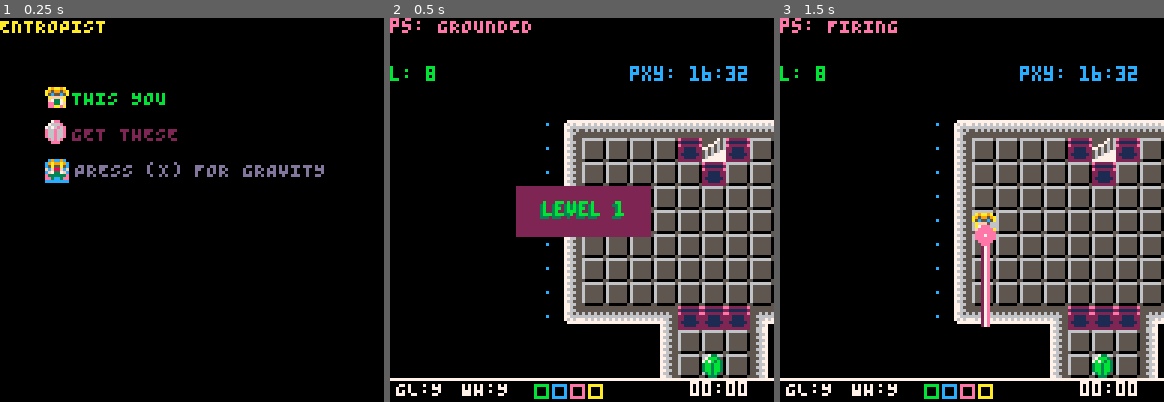
Above: before the commit, frames 1-3 (left to right).
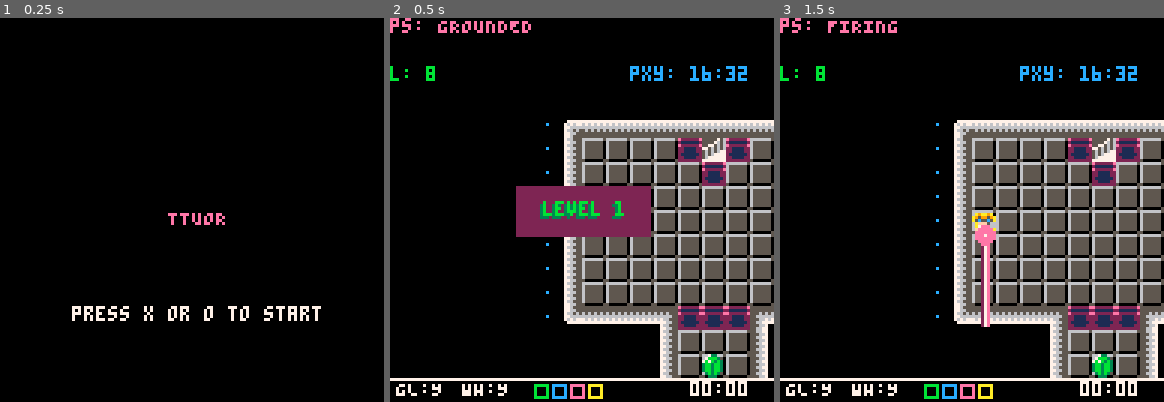
Above: after the commit, the same moments.

Repository: kitasuna/pico8-ttuor
Game: PICO-8 cartridge main.p8
The game is run twice, just before and just after one commit, with the same random seed, the same clock (stepped at 60 frames per second) and the same inputs.
Inputs:
- Up to frame 1 (0.25 s): no input
- Up to frame 2 (0.5 s): tap O (Z key) at 0.33 s
- Up to frame 3 (1.5 s): tap O (Z key) at 0.7, 1.43 s; tap X (X key) at 1.07 s

The runs differ from the first frame. In frame 1, 4.0% of the frame differs, in the area x 0-85%, y 0-79%; in frame 2, nothing differs; in frame 3, nothing differs.

Commit message:
Update title screen Update sliding sound Fix zapped/sliding bug

Diff:
--- a/main.p8
+++ b/main.p8
@@ -1,5 +1,5 @@
 pico-8 cartridge // http://www.pico-8.com
-version 35
+version 37
 __lua__
 #include const.lua
 #include qico.lua
@@ -242,6 +242,7 @@
     "PLAYER_WH_COLLISION",
     "PLAYER_STATE_SLIDING",
     "PLAYER_STATE_GROUNDED",
+    "PLAYER_DEAD",
     "LEVEL_INIT",
     "PLAYER_GOAL",
     "PLAYER_HOLDS",
@@ -306,6 +307,7 @@
   qm.as("GBEAM_REMOVED", sound_man.handle_gbeam_removed)
   qm.as("PLAYER_STATE_SLIDING", sound_man.handle_player_state_sliding)
   qm.as("PLAYER_STATE_GROUNDED", sound_man.handle_player_state_grounded)
+  qm.as("PLAYER_DEAD", sound_man.handle_player_dead)
   -- Load levels
   levels = get_levels()
 
--- a/player.lua
+++ b/player.lua
@@ -101,7 +101,10 @@
       player.can_move_y = false
       player.vel_x = 0
       player.vel_y = 0
+      player.slide_vel_x = 0
+      player.slide_vel_y = 0
       player.state = PLAYER_STATE_DEAD_ZAPPED
+      qm.ae("PLAYER_DEAD")
       player.frame_step = 0
       player.frame_offset = 0
   end
--- a/sounds.lua
+++ b/sounds.lua
@@ -14,3 +14,6 @@
 sound_man.handle_player_state_grounded = function()
 sfx(1, -2)
 end
+sound_man.handle_player_dead = function()
+sfx(1, -2)
+end
--- a/title.lua
+++ b/title.lua
@@ -1,13 +1,14 @@
 title_draw = function()
   cls()
-  print("ENTROPIST", 0, 0, CLR_YLW)
-  print("THIS YOU", 24, 24, CLR_GRN)
-  print("PRESS (X) FOR GRAVITY", 25, 48, CLR_IND)
-  print("GET THESE", 24, 36, CLR_PRP)
-  spr(3, 15, 22)
-  spr(32, 15, 34)
-  spr(16, 15, 47, 1.0, 1.0)
-  spr(16, 15, 47, 1.0, 1.0, true, false)
+  print("TTUOR", 56, 64, CLR_PNK)
+  -- print("THIS YOU", 24, 24, CLR_GRN)
+  -- print("PRESS (X) FOR GRAVITY", 25, 48, CLR_IND)
+  -- print("GET THESE", 24, 36, CLR_PRP)
+  -- spr(3, 15, 22)
+  -- spr(32, 15, 34)
+  -- spr(16, 15, 47, 1.0, 1.0)
+  -- spr(16, 15, 47, 1.0, 1.0, true, false)
+  print("press x or o to start", 24, 96, CLR_WHT)
 end
 
 title_update = function()
Not shown, changed: the sound effects (__sfx__) section of main.p8
